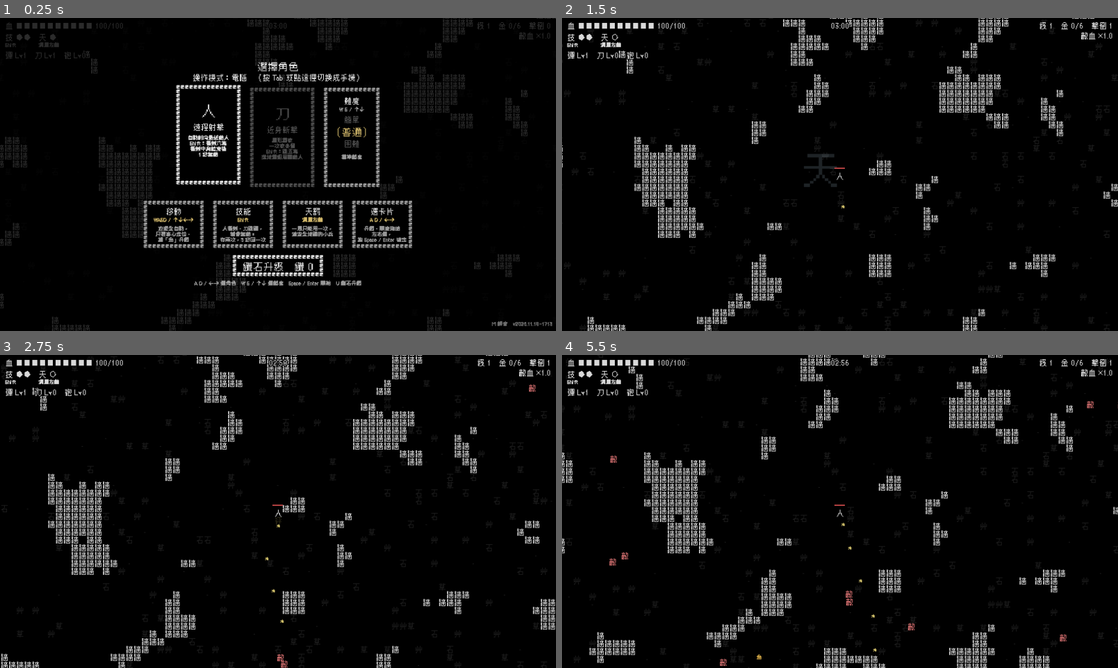
Above: before the commit, frames 1-4 (two rows, left to right).
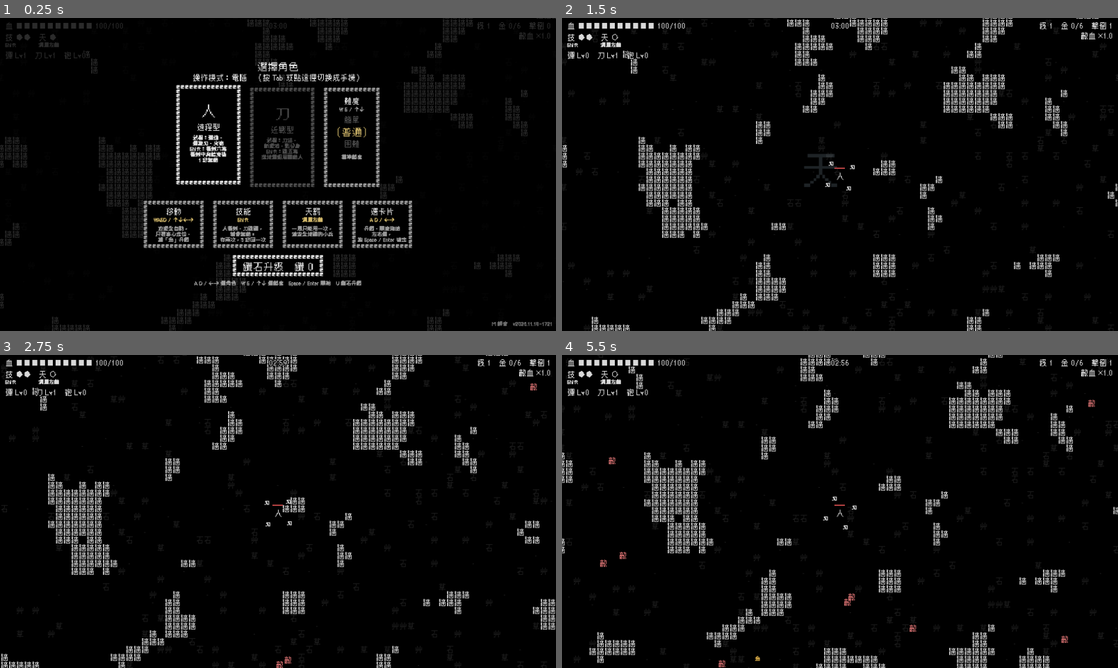
Above: after the commit, the same moments.

Repository: Scottcw1006/text-survivors
Game: Godot game, scene res://main.tscn
Same seed, same stepped clock (60 frames per second), same inputs: the game is played once before the commit and once after it. Sound files missing from this copy of the repository are replaced by a short silence.
Inputs (mouse positions are in pixels of both pictures, inside the frame that each line leads up to):
- Up to frame 1 (0.25 s): no input
- Up to frame 2 (1.5 s): tap Enter at 0.5 s; move the mouse to (962, 158) at 0.52 s; hold Right (move_right) 0.53-1.25 s; tap Space (confirm) at 0.6 s; click (962, 158) at 0.67 s; drag from (728, 190) to (812, 237) at 1.27 s
- Up to frame 3 (2.75 s): move the mouse to (333, 442) at 2.02 s; hold Right (move_right) from 2.03 s (still down); tap U (meta) at 2.1 s; tap Space (confirm) at 2.3 s
- Up to frame 4 (5.5 s): release Right (move_right) at 2.75 s; drag from (812, 574) to (673, 464) at 2.77 s; move the mouse to (1006, 558) at 3.52 s; hold Left (move_left) 3.53-4.25 s; click (1006, 558) at 3.6 s; tap Space (confirm) at 3.8, 5.3 s; drag from (673, 464) to (756, 433) at 4.27 s; move the mouse to (867, 511) at 5.02 s; hold Down (move_down) from 5.03 s (still down); tap Enter at 5.1 s; click (867, 511) at 5.17 s

The runs differ from the first frame. In frame 1, 0.7% of the frame differs, in the area x 33-100%, y 33-99%; in frame 2, 7.9%, in the area x 0-100%, y 0-100%; in frame 3, 0.3%; in frame 4, 0.5%.

Commit message:
開局不預設武器，進遊戲先選一條武器線
Co-Authored-By: Claude Opus 5.5 <noreply@anthropic.com>

Diff:
--- a/main.gd
+++ b/main.gd
@@ -239,7 +239,7 @@
 ## 說明：卡片一行大約 8 個中文字，用 \n 自己斷行（最多 5 行），才不會斷在詞中間
 const POWER_INFO := {
 	"人": {
-		"彈": {"name": "彈道", "desc": ["", "", "散射 3 發子彈", "散射 5 發，\n角度更廣", "散射 7 發", "散射 9 發，\n扇形 45°"]},
+		"彈": {"name": "彈道", "desc": ["", "自動往最近的\n敵人射子彈", "散射 3 發子彈", "散射 5 發，\n角度更廣", "散射 7 發", "散射 9 發，\n扇形 45°"]},
 		"刀": {"name": "迴旋刃", "desc": ["",
 			"4 把「刃」\n繞身旋轉，\n碰到就砍，\n也能擋下飛來的矢",
 			"雙圈：\n內外兩圈，\n各 4 把",
@@ -254,7 +254,7 @@
 			"巨砲：\n兩發中間多一發\n巨砲，飛 10 格\n後大爆炸，\n半徑 10 格"]},
 	},
 	"刀": {
-		"刀": {"name": "刀法", "desc": ["", "",
+		"刀": {"name": "刀法", "desc": ["", "扇形揮砍，\n一次砍多個\n敵人",
 			"連斬：\n反方向再斬一次，\n第二刀大一格",
 			"三連斬：\n連斬後換手再斬，\n一刀比一刀大；\n斬擊可以砍掉\n飛來的矢",
 			"雙刀連斬：\n兩刀像剪刀合起，\n再反過來打開，\n範圍同三連斬\n後兩刀（共四刀）",
@@ -292,8 +292,8 @@
 
 const CHARACTERS := [
 	# 說明：卡片一行大約 8 個中文字，自己用 \n 斷行，才不會斷在奇怪的地方
-	{"glyph": "人", "name": "遠程射擊", "desc": "自動射向最近敵人\nShift：衝刺六格\n衝刺中與結束後\n1 秒無敵"},
-	{"glyph": "刀", "name": "近身斬擊", "desc": "扇形揮砍\n一次砍多個\nShift：跳五格\n落地震殺周圍敵人"},
+	{"glyph": "人", "name": "遠程型", "desc": "武器：彈道、\n迴旋刃、火砲\nShift：衝刺六格\n衝刺中與結束後\n1 秒無敵"},
+	{"glyph": "刀", "name": "近戰型", "desc": "武器：刀法、\n斬擊波、影分身\nShift：跳五格\n落地震殺周圍敵人"},
 ]
 
 enum State { SELECT, PLAYING, LEVEL_UP, DEAD, WON, POWER_UP, PAUSED, META }
@@ -495,6 +495,7 @@
 var audio: GameAudio                # 音樂與音效
 var pause_menu: PauseMenu           # 暫停畫面（音量設定）
 var meta_menu: MetaMenu             # 鑽石升級畫面
+var start_pick := false             # 開局選武器中（跟寶箱共用卡片畫面）
 var rerolls_left := 0               # 這一局升級時還能重抽幾次
 var tokens_earned := -1             # 這一局拿到幾個 鑽（結算時算一次）
 var _ignore_click_frame := -1       # 點暫停畫面的「繼續」那一格，不要觸發天罰
@@ -730,14 +731,23 @@
 	if Input.is_action_just_pressed("confirm"):
 		audio.play("ui_ok")
 		last_character = character
-		if _is_blade():
-			bullet_lv = 0   # 刀一開始沒有斬擊波，第一次拿「彈」就是斬擊波 Lv1
-		else:
-			blade_lv = 0    # 人一開始沒有迴旋刃，第一次拿「刀」就是迴旋刃 Lv1
+		# 一開始沒有任何武器，進遊戲先選一個
+		bullet_lv = 0
+		blade_lv = 0
 		level_cards.visible = false
 		hud_version.visible = false
 		state = State.PLAYING
 		_apply_meta_start()
+		_open_start_weapon()
+
+
+## 開局選武器：這個角色的每一條武器線（都從 Lv0 → Lv1）選一個
+func _open_start_weapon() -> void:
+	start_pick = true
+	power_choices = _lines()
+	power_cursor = 0
+	state = State.POWER_UP
+	_show_power_up()
 
 
 ## 開局套用鑽石升級：一般升級先升好、重抽次數、開局寶箱
@@ -1695,6 +1705,9 @@
 	attack_cd -= delta
 	if attack_cd > 0.0:
 		return
+	# 開局可能沒選這條：沒有刀法就不揮刀、沒有彈道就不開槍
+	if (blade_lv if _is_blade() else bullet_lv) < 1:
+		return
 	if _is_blade():
 		_slash()
 	else:
@@ -1938,7 +1951,7 @@
 		_push_atk(sh.node.position, 1.0, SHADE_FX_COLOR)
 		var target := _nearest_visible_enemy(SLASH_RANGE + 14.0)
 		if target != null:
-			if full:
+			if full and blade_lv >= 1:
 				# Lv5：繼承本體的攻擊力和招式（刀法連擊），但範圍、攻速用基本值
 				sh.cd = SLASH_INTERVAL
 				var keep := slash_range
@@ -2648,7 +2661,7 @@
 		var info: Dictionary = POWER_INFO[who][line]
 		var lv := _line_level(line)
 		cards.append({"icon": line, "name": info.name, "sub": "Lv %d→%d" % [lv, lv + 1], "desc": info.desc[lv + 1]})
-	level_cards.show_cards("寶箱！選一個強化", cards, power_cursor, _pick_hint())
+	level_cards.show_cards("選擇你的武器" if start_pick else "寶箱！選一個強化", cards, power_cursor, _pick_hint())
 
 
 func _process_power_up() -> void:
@@ -2669,6 +2682,7 @@
 			"砲": cannon_lv += 1
 			"影": shadow_lv += 1
 			"蘇": revives += 1
+		start_pick = false
 		level_cards.visible = false
 		state = State.PLAYING
 		_update_hud()
@@ -3305,8 +3319,6 @@
 		var desc: String = info.desc[lv] if lv < info.desc.size() else ""
 		if lv == 0:
 			desc = "沒有拿到"
-		elif desc == "":
-			desc = "基本攻擊"
 		cards.append({"icon": line, "name": info.name, "sub": "Lv %d" % lv, "desc": desc})
 	for u: Dictionary in UPGRADES:
 		var lv: int = upgrade_levels.get(u.id, 0)
--- a/version.gd
+++ b/version.gd
@@ -1,2 +1,2 @@
 ## 由 build_web.sh 自動產生，不要手改
-const TEXT := "v2026.11.18-1713"
+const TEXT := "v2026.11.18-1721"
Renamed: docs/game_20261118-171349.apple-touch-icon.png -> docs/game_20261118-172152.apple-touch-icon.png
Renamed: docs/game_20261118-171349.icon.png -> docs/game_20261118-172152.icon.png
Renamed: docs/game_20261118-171349.png -> docs/game_20261118-172152.png
Not shown, removed: docs/game_20261118-171244.pck
Not shown, added: docs/game_20261118-172152.audio.position.worklet.js
Not shown, added: docs/game_20261118-172152.audio.worklet.js
Not shown, added: docs/game_20261118-172152.js
Not shown, added: docs/game_20261118-172152.pck
Not shown, added: docs/game_20261118-172152.wasm
